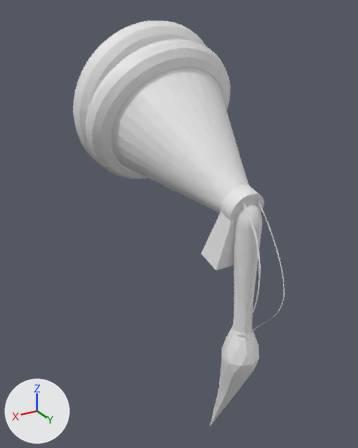
One commit to the Blender file WeirdoGun2.blend: the scene before it, then after it.
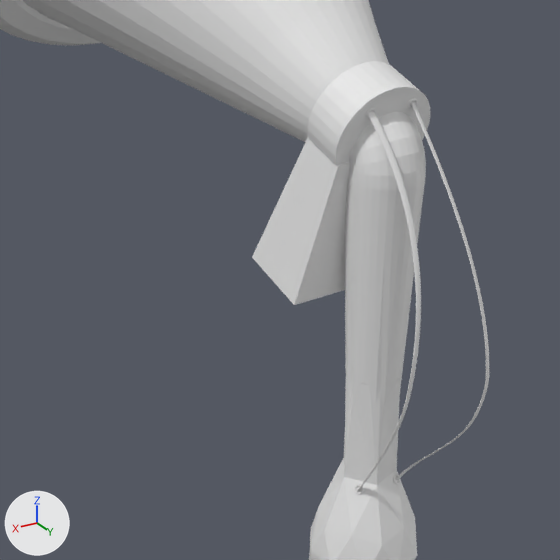
The first picture shows the older version from a 50 mm camera at (14.7, 17.5, 17.4) aimed at (2.3, -3.2, 7.1). The close-ups show both versions on the part from 31% to 86% of the width and 36% to 80% of the height of that picture; other places that the commit changed are outside them. Arrows for +X, +Y and +Z are at lower left; the lights stay in place.
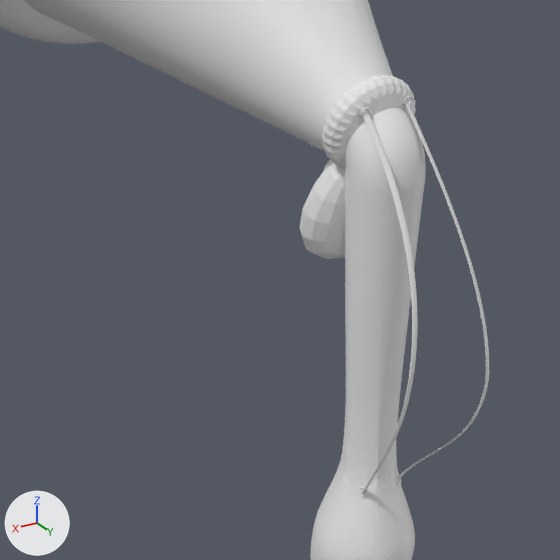
The change in detail:
me_cylinder_005 is used by ob_cylinder_001; location (-1.01, 2.16, 8.08); rotation (0.642, 0.0664, -1.537), in degrees (37, 3.8, -88); scale (0.039, -0.0495, 3.54).
me_cylinder_005 had 1088 vertices, 1058 faces and spanned x -36.2..9.1, y -64.3..18.1, z -1.5..0.0.
me_cylinder_005 now has 1088 vertices, 1058 faces and spans x -36.2..9.1, y -64.4..18.1, z -1.5..0.0.
me_cylinder_005 part 1: 582 of 1088 vertices moved; they spanned x -35.9..5.7, y -64.3..-17.1, z -0.7..0.0 and now span x -35.9..8.8, y -64.4..-17.1, z -0.7..0.0; mean shift (1.7, 0.0, 0.0); largest move (5.6, -63.0, 0.0) -> (8.7, -63.0, 0.0).
me_cylinder_004 is used by ob_cylinder; location (4.67, 2.45, 8.01); rotation (0.642, 0.0664, 1.741), in degrees (37, 3.8, 100); scale (-0.039, -0.0495, 3.54).
me_cylinder_004 had 1088 vertices, 1058 faces and spanned x -36.2..5.7, y -64.3..17.7, z -1.5..0.0.
me_cylinder_004 now has 1088 vertices, 1058 faces and spans x -36.2..12.3, y -63.6..17.7, z -1.5..0.0.
me_cylinder_004 part 2: 608 of 1088 vertices moved; they spanned x -36.0..5.7, y -64.3..-16.6, z -0.7..0.0 and now span x -35.9..12.3, y -63.6..-16.6, z -0.7..0.0; mean shift (3.6, 0.4, 0.0); largest move (4.8, -63.9, 0.0) -> (11.4, -63.2, 0.0).
Object 'Cylinder' (ob_cylinder) moves from (4.67, 2.45, 8.01) to (4.67, 2.29, 8.01).
Object 'Cylinder' (ob_cylinder) turns from (37, 3.8, 100) to (37, 3.8, 94) degrees about x, y and z.
Object 'Cube' (ob_cube) gains a SUBSURF modifier named 'Subsurf'.
Modifier setting: levels = 3.
Modifier setting: render_levels = 3.
Object 'Cone.001' (ob_cone_001) gains a SUBSURF modifier named 'Subsurf'.
Modifier setting: levels = 3.

Where the change shows, as pixel boxes (x1, y1, x2, y2) in the close-ups (560 x 560 px; the box of a moved part takes in the faces that stretch with it):
'Cone.001', modifiers changed: (23, 0, 426, 560) in both
'Cube', modifiers changed (34% narrower, 24% shorter): before (252, 61, 430, 305); after (299, 75, 416, 259)
'Cylinder', reshaped, moved, turned: before (358, 111, 421, 491); after (362, 110, 418, 494)
'Cylinder.001', reshaped: before (395, 102, 489, 480); after (397, 100, 489, 479)
part 1 of me_cylinder_005, moved or reshaped: before (411, 102, 486, 325); after (405, 100, 486, 325)
part 2 of me_cylinder_004, moved or reshaped: before (368, 111, 421, 376); after (362, 110, 418, 381)
